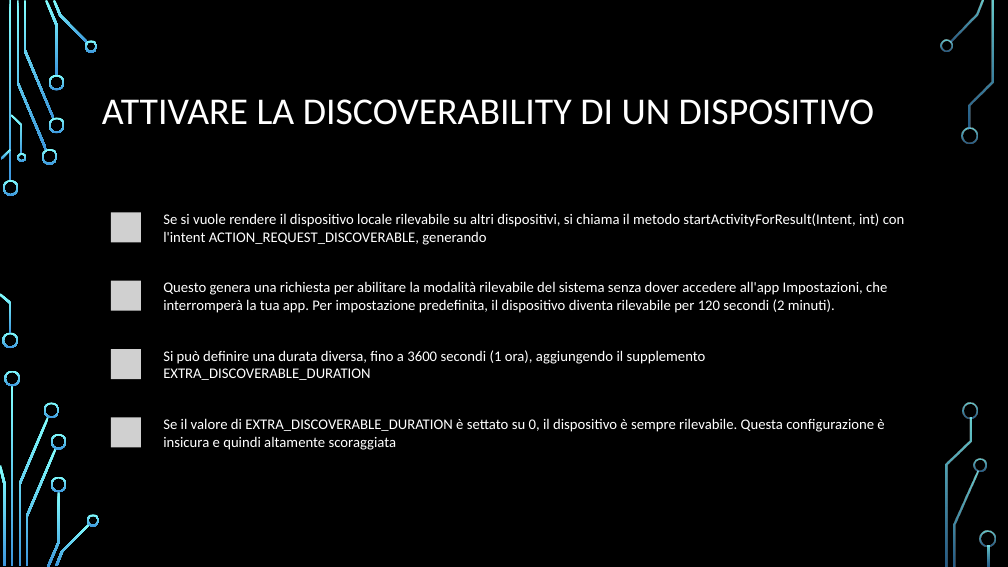
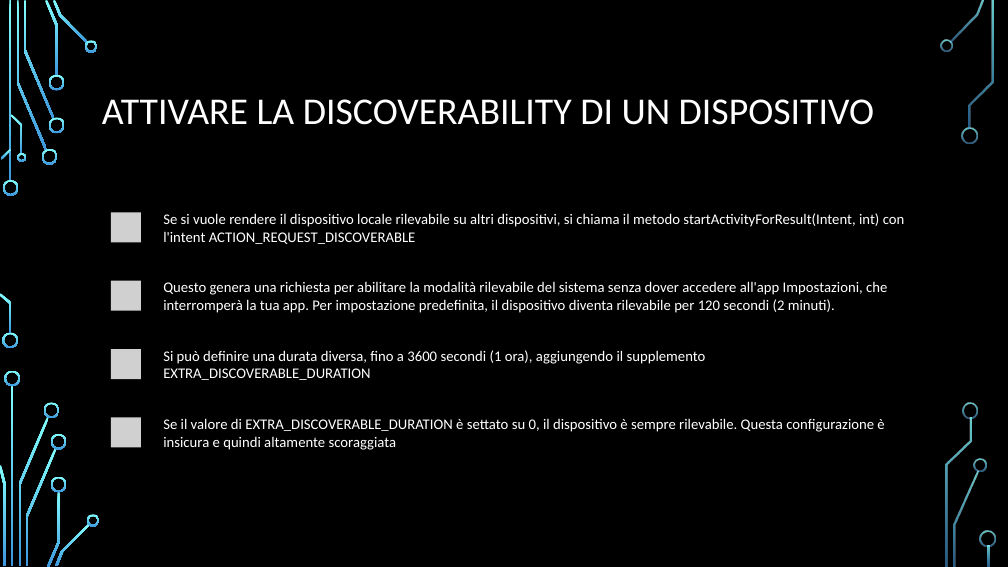
Before and after one commit to FNX-hub/ProgettoMP, a slide deck: slide 30 of Bluetooth.pptx (slide 22 before the commit). Drawn at 1008x567 pixels with LibreOffice and Linux fonts; fonts in the diff are those of the drawing; grey boxes stand for pictures; background and template pictures are left out. Boxes give left, top, right and bottom in pixels: in the first picture for what was removed or moved away, otherwise in the second. Text is boxed around its words. In the diff, an @@ line names an element or a change of style, - is before the commit and + after.

```diff
--- a/Bluetooth.pptx
+++ b/Bluetooth.pptx
@@ text at (x1=163, y1=213, x2=905, y2=244): text changed @@
-Se si vuole rendere il dispositivo locale rilevabile su altri dispositivi, si chiama il metodo startActivityForResult(Intent, int) con l'intent ACTION_REQUEST_DISCOVERABLE, generando
+Se si vuole rendere il dispositivo locale rilevabile su altri dispositivi, si chiama il metodo startActivityForResult(Intent, int) con l'intent ACTION_REQUEST_DISCOVERABLE
```
Also in this commit, not shown: 11 slides added.
